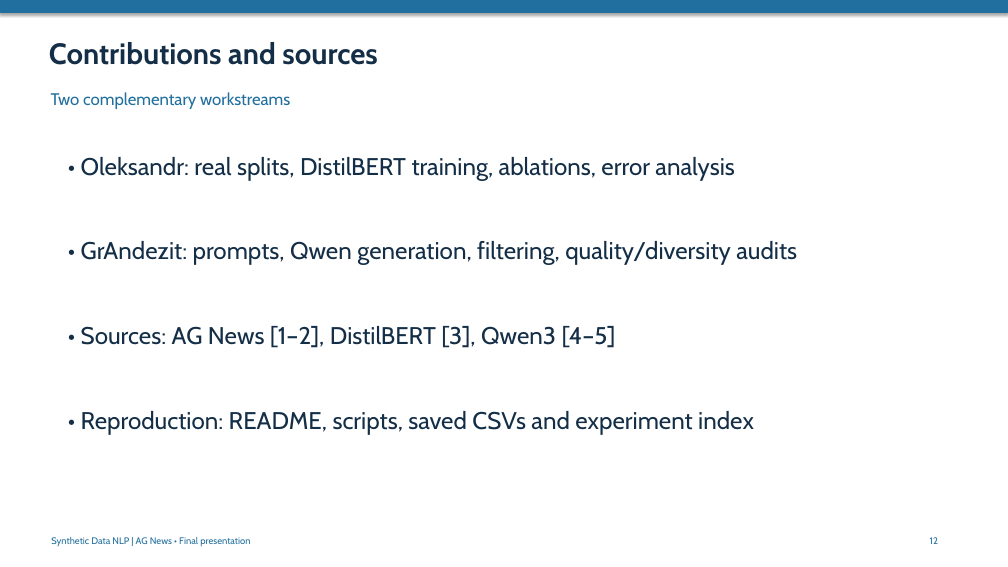
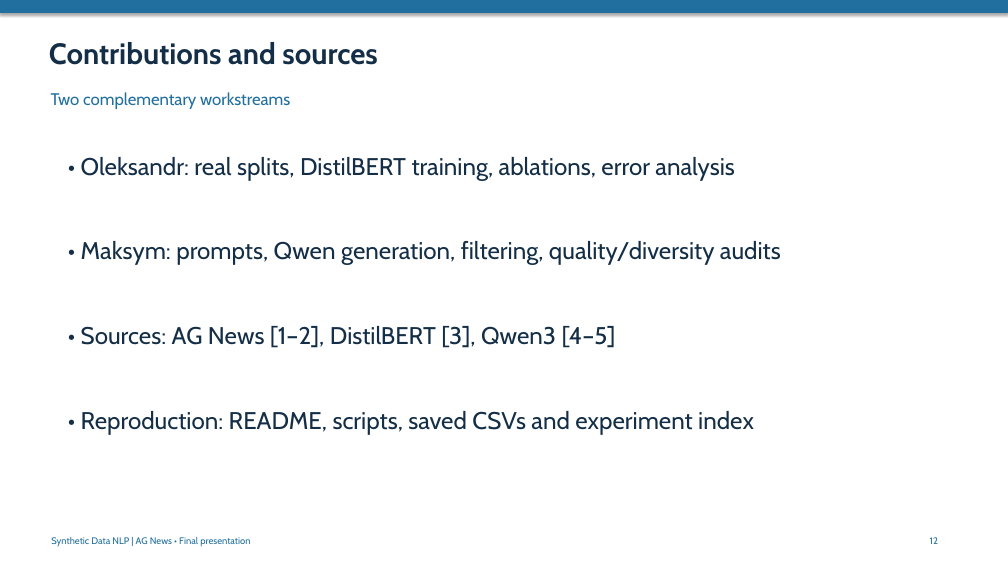
Before and after one commit to Arkasasha/Synthetic-Data-NLP_Lab-4_3rd-course-, a slide deck: slide 12 of presentation/final_presentation.pptx. Drawn at 1008x567 pixels with LibreOffice and Linux fonts; fonts in the diff are those of the drawing. Boxes give left, top, right and bottom in pixels: in the first picture for what was removed or moved away, otherwise in the second. Text is boxed around its words. In the diff, an @@ line names an element or a change of style, - is before the commit and + after.

```diff
--- a/presentation/final_presentation.pptx
+++ b/presentation/final_presentation.pptx
@@ text at (81,241,781,265): text changed @@
-• GrAndezit: prompts, Qwen generation, filtering, quality/diversity audits
+• Maksym: prompts, Qwen generation, filtering, quality/diversity audits
```
Also in this commit, not shown: 1 other slide changed, 4 other files.
